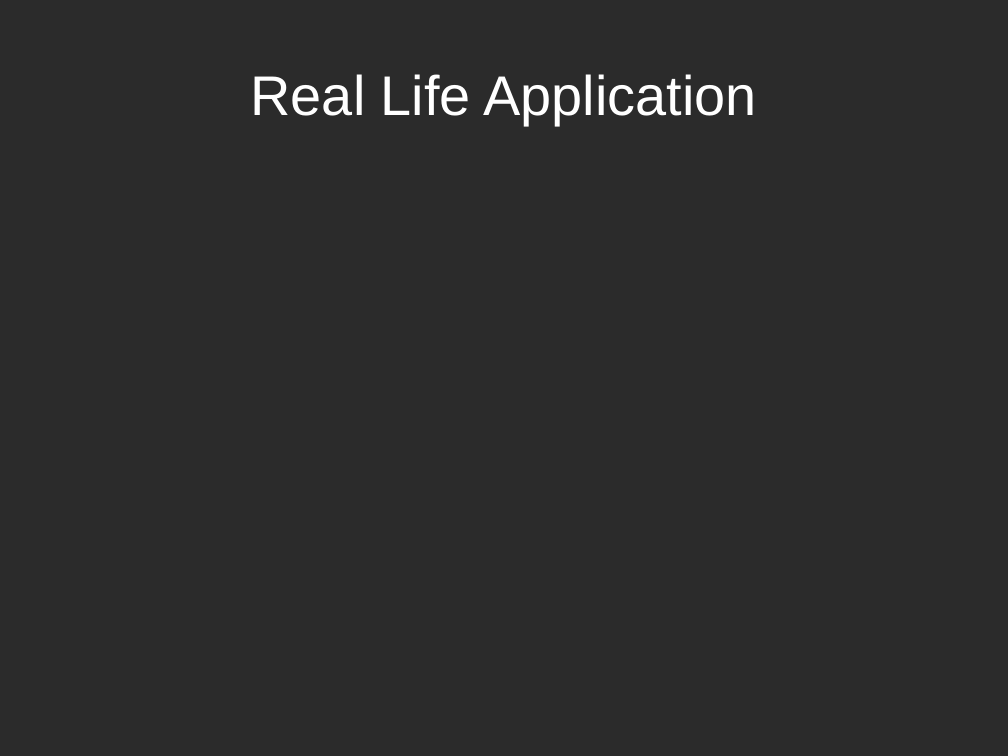
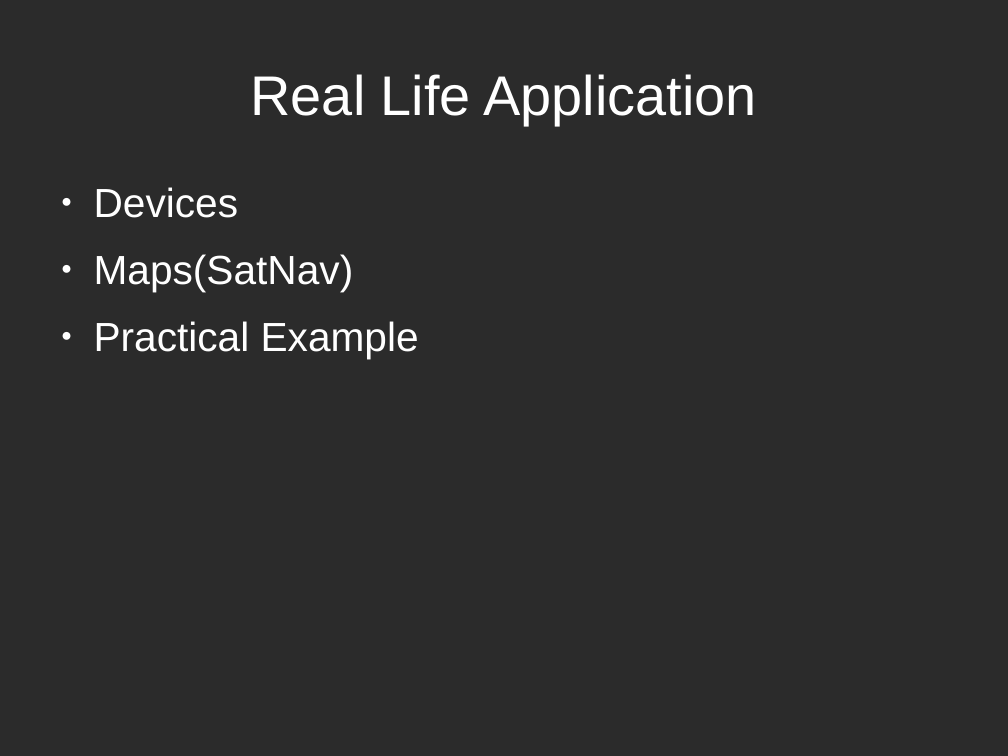
Before and after one commit to BrendanToolan/ResearchMethodsPresentation, a slide deck: slide 10 of research methods presentation.odp (slide 6 before the commit). Drawn at 1008x756 pixels with LibreOffice and Linux fonts; fonts in the diff are those of the drawing; background and template pictures are left out; a plain dark background stands for a picture behind light text. Boxes give left, top, right and bottom in pixels: in the first picture for what was removed or moved away, otherwise in the second. Text is boxed around its words. In the diff, an @@ line names an element or a change of style, - is before the commit and + after.

```diff
--- a/research methods presentation.odp
+++ b/research methods presentation.odp
@@ text added at (94,187,419,358), 32 pt, text #FFFFFF @@
+● Devices
+● Maps(SatNav)
+● Practical Example
```
Also in this commit, not shown: 4 other slides changed, 11 slides added, 1 other file.
